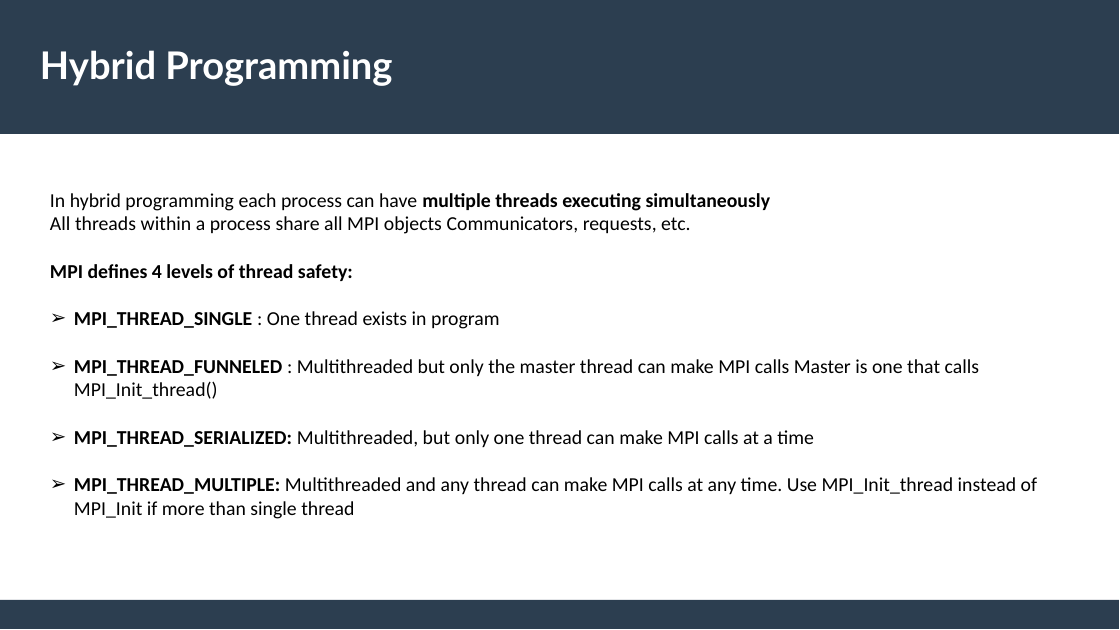
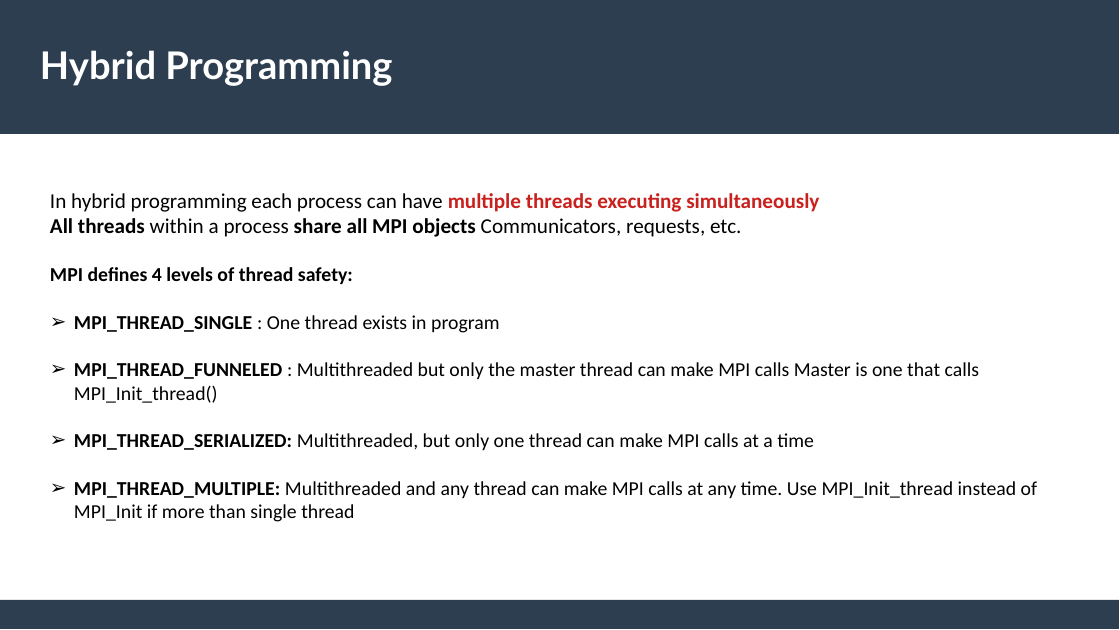
Before and after one commit to feelpp/parallel-programming, a slide deck: slide 7 of docs/modules/ROOT/assets/attachments/Session3_ParallelProgramming_HybridOpenMP_MPI.pptx (slide 9 before the commit). Drawn at 1120x630 pixels with LibreOffice and Linux fonts; fonts in the diff are those of the drawing. Boxes give left, top, right and bottom in pixels: in the first picture for what was removed or moved away, otherwise in the second. Text is boxed around its words. In the diff, an @@ line names an element or a change of style, - is before the commit and + after.

```diff
--- a/docs/modules/ROOT/assets/attachments/Session3_ParallelProgramming_HybridOpenMP_MPI.pptx
+++ b/docs/modules/ROOT/assets/attachments/Session3_ParallelProgramming_HybridOpenMP_MPI.pptx
@@ text at box(50, 193, 819, 237): size 14 to 15 pt in "In hybrid programming each process can have ...", "All threads within a process share all ..."; text colour #000000 to #C9211E in "multiple threads executing simultaneously"; bold on in "All threads share all MPI objects" @@
```
Also in this commit, not shown: 3 other slides changed, 11 slides added, 5 slides removed, 1 other file.
